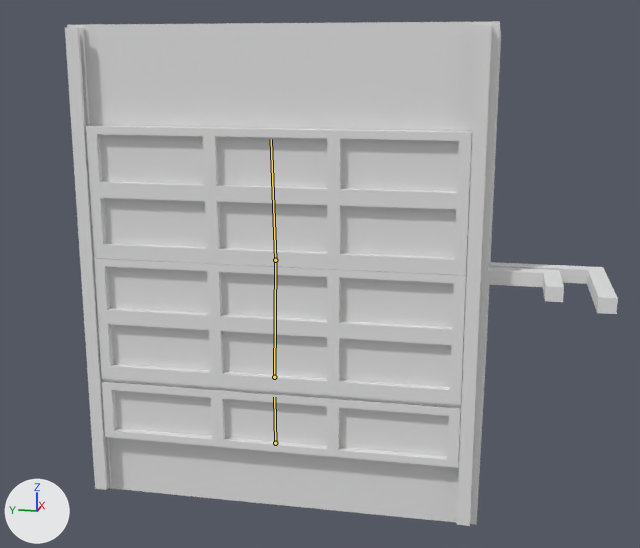
The Blender file models/replicator/replicator.blend, before and after one commit.
The view is the same before and after, from a 50 mm camera at (-4.51, -0.56, 1.88) aimed at (-0.33, 0.27, 0.84). Arrows for +X, +Y and +Z are at lower left; the lights stay in place. The bones that bend it are drawn over the model as lines.

Objects in the first picture: 'BottomDoor', 'Cube', 'Cube.001', 'Cube.003', 'Cube.004', 'Shell', 'TopDoor1', 'TopDoor2'.
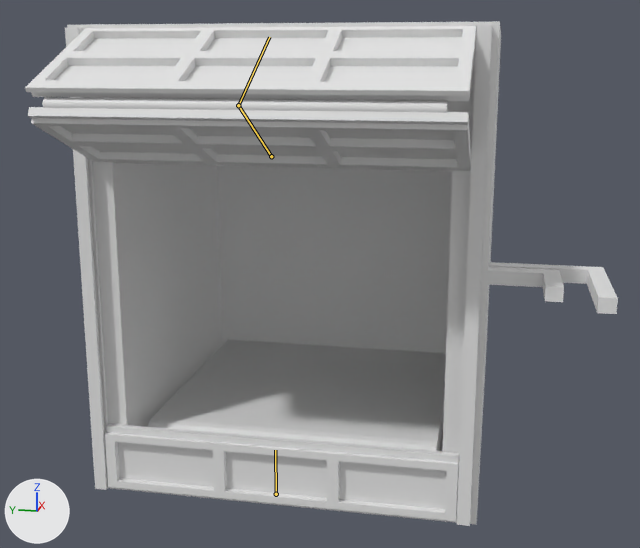
The newer file adds an action. The first version stands in its rest pose; the second is drawn at frame 0 of the action 'Close'.

Pixel boxes [x1, y1, x2, y2] of what changed, in the pictures (640 x 548 px):
'TopDoor1', posed (16% wider, 50% shorter): before [85, 125, 472, 275]; after [25, 26, 476, 101]
'TopDoor2', posed (19% wider, 56% shorter): before [94, 258, 467, 405]; after [28, 107, 471, 171]
'BottomDoor', posed (9% taller): before [101, 379, 461, 468]; after [105, 424, 459, 521]
'ConveyerBelt', now drawn: after [148, 339, 446, 451]
'Cylinder', posed (not visible before): after [43, 97, 448, 113]
bone 'Bone', root to tip: before (274, 377) to (275, 260); after (271, 156) to (238, 105)
bone 'Bone.001', root to tip: before (275, 260) to (271, 139); after (238, 105) to (269, 37)
bone 'Bone.002', root to tip: before (275, 443) to (274, 397); after (276, 494) to (275, 450)

The edits, one by one:
Bone 'Bone' (bone_bone) moves from (0.0, 0.0, 0.0) to (-0.073, 0.904, 0.0).
Bone 'Bone' (bone_bone) turns from (0, 0, 0) to (0, 0, 68) degrees about its own x, y and z.
Bone 'Bone.001' (bone_bone_001) turns from (0, 0, 0) to (-3, -7, -135) degrees about its own x, y and z.
Bone 'Bone.002' (bone_bone_002) moves from (0.0, 0.0, 0.0) to (0.0, -0.237, 0.0).
